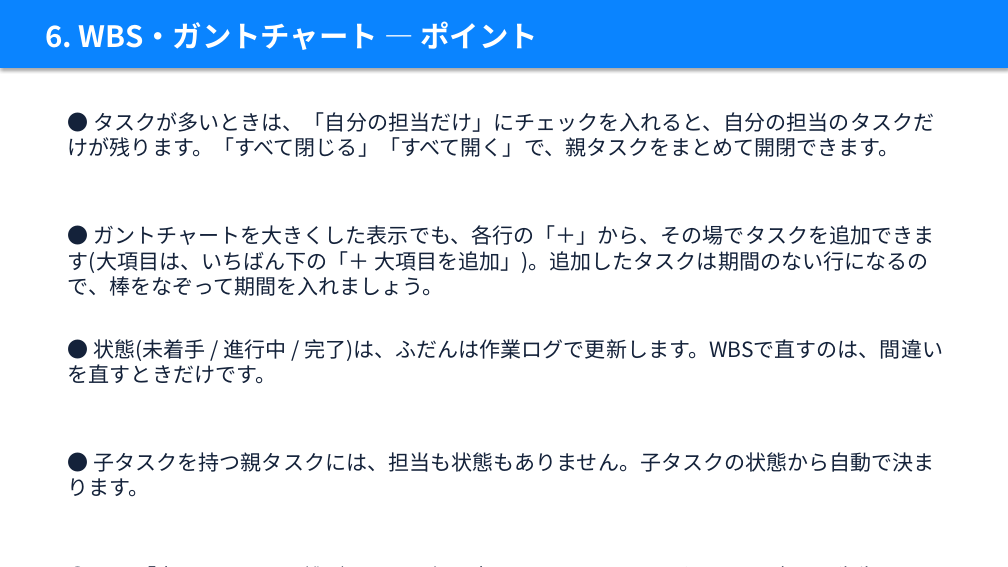
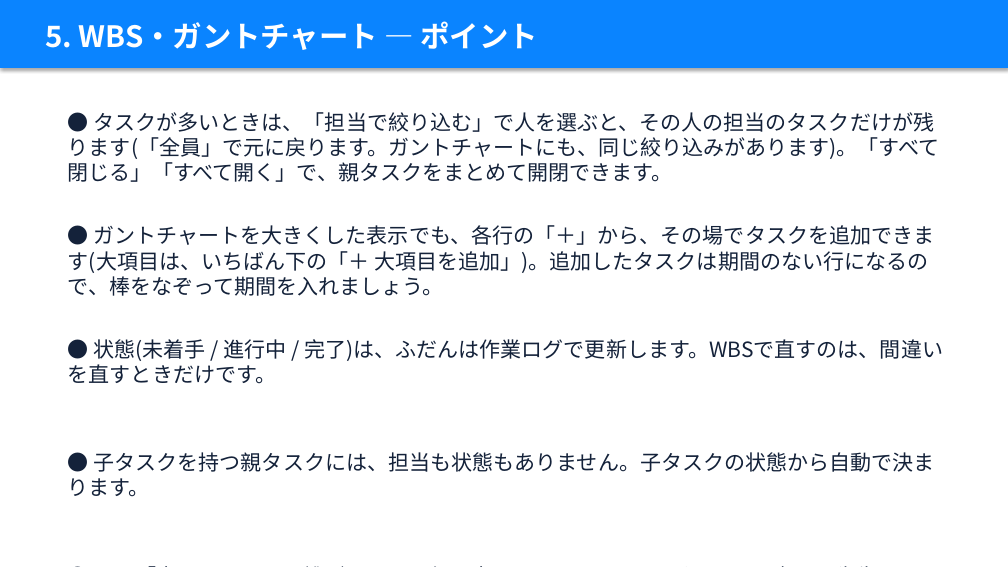
Before and after one commit to takky416-byte/sotsuken_pj_management, a slide deck: slide 20 of docs/manual/卒研PJ管理_説明資料_学生編.pptx (slide 23 before the commit). Drawn at 1008x567 pixels with LibreOffice and Linux fonts; fonts in the diff are those of the drawing. Boxes give left, top, right and bottom in pixels: in the first picture for what was removed or moved away, otherwise in the second. Text is boxed around its words. In the diff, an @@ line names an element or a change of style, - is before the commit and + after.

```diff
--- a/docs/manual/卒研PJ管理_説明資料_学生編.pptx
+++ b/docs/manual/卒研PJ管理_説明資料_学生編.pptx
@@ text at box(45, 21, 538, 50): text changed @@
-6. WBS・ガントチャート — ポイント
+5. WBS・ガントチャート — ポイント
@@ text at box(68, 112, 940, 182): text changed @@
-● タスクが多いときは、「自分の担当だけ」にチェックを入れると、自分の担当のタスクだけが残ります。「すべて閉じる」「すべて開く」で、親タスクをまとめて開閉できます。
+● タスクが多いときは、「担当で絞り込む」で人を選ぶと、その人の担当のタスクだけが残ります(「全員」で元に戻ります。ガントチャートにも、同じ絞り込みがあります)。「すべて閉じる」「すべて開く」で、親タスクをまとめて開閉できます。
```
Also in this commit, not shown: 21 other slides changed, 4 slides removed, 19 other files.
